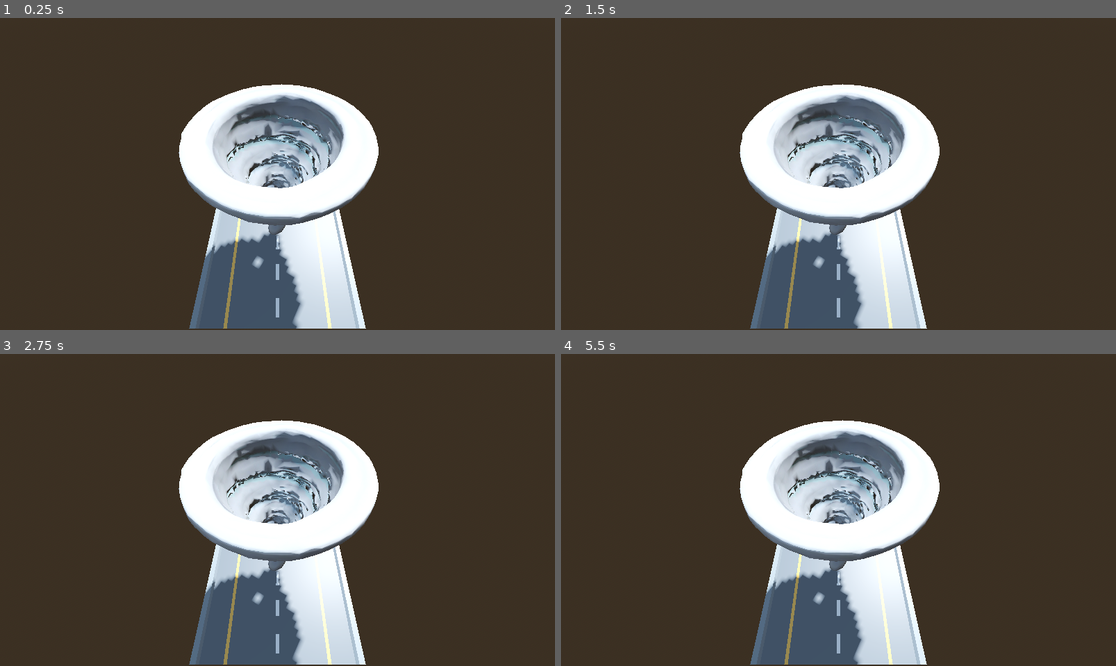
Above: before the commit, frames 1-4 (two rows, left to right).
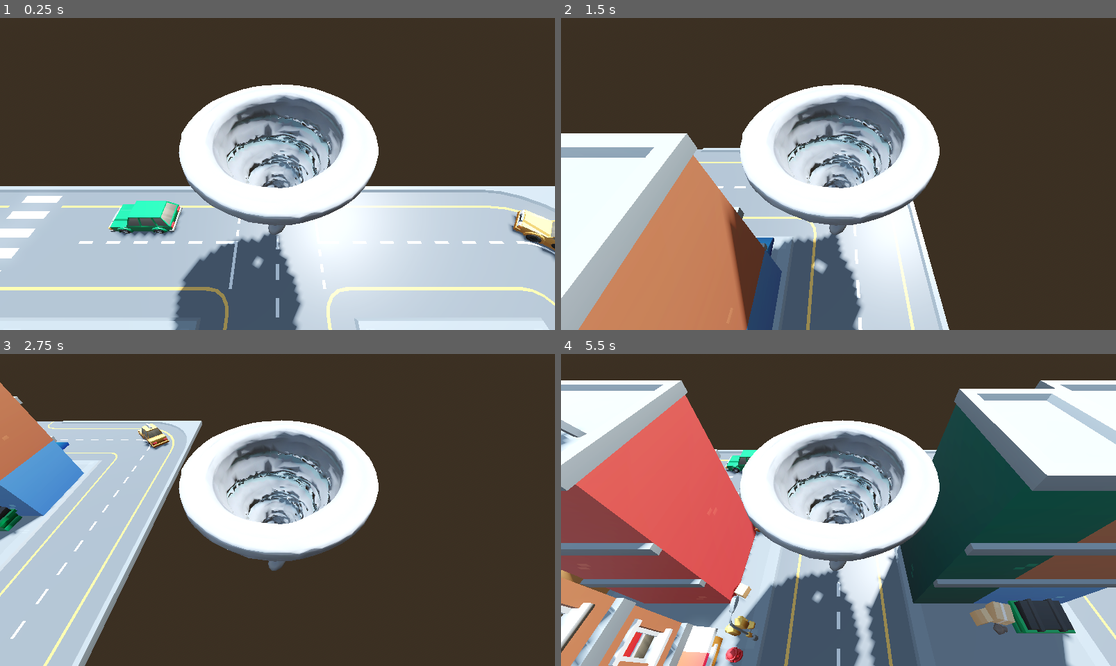
Above: after the commit, the same moments.

Repository: averaeth26/Tornado.io
Game: Godot game, scene res://MainGame.tscn
Same seed, same stepped clock (60 frames per second), same inputs: the game is played once before the commit and once after it.
Inputs:
- Up to frame 1 (0.25 s): no input
- Up to frame 2 (1.5 s): tap Enter at 0.5 s; hold D (move_right, bound only after the commit) 0.53-1.28 s; hold S (move_down, bound only after the commit) from 1.28 s (still down)
- Up to frame 3 (2.75 s): release S (move_down, bound only after the commit) at 2.03 s; hold D (move_right, bound only after the commit) from 2.03 s (still down)
- Up to frame 4 (5.5 s): release D (move_right, bound only after the commit) at 2.78 s; hold W (move_up, bound only after the commit) 2.78-3.53 s; hold A (move_left, bound only after the commit) 3.53-5.03 s; hold S (move_down, bound only after the commit) from 5.03 s (still down)

The runs differ from the first frame. In frame 1, 35% of the frame differs, in the area x 0-100%, y 53-100%; in frame 2, 26%; in frame 3, 30%; in frame 4, 64%, in the area x 0-100%, y 8-100%.

Commit message:
hi ethan

Diff:
--- a/MainGame.tscn
+++ b/MainGame.tscn
@@ -1,7 +1,24 @@
-[gd_scene load_steps=7 format=3 uid="uid://djouu2ebofqfp"]
+[gd_scene load_steps=24 format=3 uid="uid://djouu2ebofqfp"]
 
 [ext_resource type="PackedScene" uid="uid://dvcgixxlhsiqf" path="res://models/road_straight.gltf" id="1_e3m3f"]
+[ext_resource type="Script" uid="uid://0fp1u8bovef" path="res://character_body_3d.gd" id="2_bqqt8"]
 [ext_resource type="PackedScene" uid="uid://uqptct7utq2i" path="res://models/TornadoCharacter.glb" id="2_ws5ob"]
+[ext_resource type="PackedScene" uid="uid://c2505oapv8glq" path="res://models/road_junction.gltf" id="4_8dnxm"]
+[ext_resource type="PackedScene" uid="uid://bdhmdlfml8en4" path="res://models/road_corner_curved.gltf" id="5_v3hs3"]
+[ext_resource type="PackedScene" uid="uid://t83icm1avxtx" path="res://models/road_tsplit.gltf" id="6_x5ji8"]
+[ext_resource type="PackedScene" uid="uid://b2ppc5p2xulw" path="res://models/streetlight.gltf" id="7_o8l48"]
+[ext_resource type="PackedScene" uid="uid://bbdpwafr7klq3" path="res://models/road_straight_crossing.gltf" id="8_mi4js"]
+[ext_resource type="PackedScene" uid="uid://cktudttc6u8ad" path="res://models/building_B.gltf" id="9_o3vwv"]
+[ext_resource type="PackedScene" uid="uid://cpduayxd4nvns" path="res://models/building_E.gltf" id="10_401ut"]
+[ext_resource type="PackedScene" uid="uid://bj861iw8l56gq" path="res://models/trafficlight_B.gltf" id="11_yphxy"]
+[ext_resource type="PackedScene" uid="uid://dwyj5d1y52y8t" path="res://models/building_H.gltf" id="12_ma1re"]
+[ext_resource type="PackedScene" uid="uid://cfstcpauewsxl" path="res://models/building_G.gltf" id="13_28psf"]
+[ext_resource type="PackedScene" uid="uid://xrt4hsa2mfyg" path="res://models/base.gltf" id="14_a6adi"]
+[ext_resource type="PackedScene" uid="uid://derf5pqh0eqy1" path="res://models/building_D.gltf" id="15_28psf"]
+[ext_resource type="PackedScene" uid="uid://corlt3ui6v0vl" path="res://models/building_C.gltf" id="16_a6adi"]
+[ext_resource type="PackedScene" uid="uid://c88vpeqrovr12" path="res://models/car_stationwagon.gltf" id="17_va67g"]
+[ext_resource type="PackedScene" uid="uid://brhfkyue6fgsa" path="res://models/car_taxi.gltf" id="18_t0yo1"]
+[ext_resource type="PackedScene" uid="uid://cxptxkii8k7yx" path="res://models/car_police.gltf" id="19_6brkw"]
 
 [sub_resource type="ProceduralSkyMaterial" id="ProceduralSkyMaterial_e3m3f"]
 sky_horizon_color = Color(0.662243, 0.671743, 0.686743, 1)
@@ -29,8 +46,10 @@
 shadow_enabled = true
 
 [node name="road_straight2" parent="." instance=ExtResource("1_e3m3f")]
+transform = Transform3D(1, 0, 0, 0, 1, 0, 0, 0, 1, 0, 0, 2)
 
 [node name="CharacterBody3D" type="CharacterBody3D" parent="."]
+script = ExtResource("2_bqqt8")
 
 [node name="TornadoCharacter" parent="CharacterBody3D" instance=ExtResource("2_ws5ob")]
 transform = Transform3D(1, 0, 0, 0, 1, 0, 0, 0, 1, 0, 1, -0.147224)
@@ -41,3 +60,77 @@
 [node name="CollisionShape3D" type="CollisionShape3D" parent="CharacterBody3D"]
 transform = Transform3D(1, 0, 0, 0, 1, 0, 0, 0, 1, 0, 1.00741, -0.144752)
 shape = SubResource("CylinderShape3D_e3m3f")
+
+[node name="road_junction2" parent="." instance=ExtResource("4_8dnxm")]
+
+[node name="road_straight3" parent="." instance=ExtResource("1_e3m3f")]
+transform = Transform3D(1, 0, 0, 0, 1, 0, 0, 0, 1, 0, 0, 4)
+
+[node name="road_corner_curved2" parent="." instance=ExtResource("5_v3hs3")]
+transform = Transform3D(-4.37114e-08, 0, -1, 0, 1, 0, 1, 0, -4.37114e-08, 4, 0, 0)
+
+[node name="road_tsplit2" parent="." instance=ExtResource("6_x5ji8")]
+transform = Transform3D(-4.37114e-08, 0, 1, 0, 1, 0, -1, 0, -4.37114e-08, 0, 0, 6)
+
+[node name="road_corner_curved3" parent="." instance=ExtResource("5_v3hs3")]
+transform = Transform3D(-1, 0, 8.74228e-08, 0, 1, 0, -8.74228e-08, 0, -1, 4, 0, 6)
+
+[node name="road_straight7" parent="." instance=ExtResource("1_e3m3f")]
+transform = Transform3D(1, 0, 0, 0, 1, 0, 0, 0, 1, 4, 0, 2)
+
+[node name="road_straight4" parent="." instance=ExtResource("1_e3m3f")]
+transform = Transform3D(1, 0, 0, 0, 1, 0, 0, 0, 1, 4, 0, 4)
+
+[node name="road_straight8" parent="." instance=ExtResource("1_e3m3f")]
+transform = Transform3D(-4.37114e-08, 0, -1, 0, 1, 0, 1, 0, -4.37114e-08, 2, 0, 0)
+
+[node name="streetlight2" parent="." instance=ExtResource("7_o8l48")]
+transform = Transform3D(1, 0, 0, 0, 1, 0, 0, 0, 1, 1, 0, 4)
+
+[node name="road_straight5" parent="." instance=ExtResource("1_e3m3f")]
+transform = Transform3D(-4.37114e-08, 0, -1, 0, 1, 0, 1, 0, -4.37114e-08, -2, 0, 0)
+
+[node name="road_straight_crossing2" parent="." instance=ExtResource("8_mi4js")]
+transform = Transform3D(-4.37114e-08, 0, -1, 0, 1, 0, 1, 0, -4.37114e-08, -4, 0, 0)
+
+[node name="building_B2" parent="." instance=ExtResource("9_o3vwv")]
+transform = Transform3D(1, 0, 0, 0, 1, 0, 0, 0, 1, -4, 0, 4)
+
+[node name="building_E2" parent="." instance=ExtResource("10_401ut")]
+transform = Transform3D(1.39091e-08, 0, 1, 0, 1, 0, -1, 0, 1.39091e-08, -2, 0, 4)
+
+[node name="trafficlight_B2" parent="." instance=ExtResource("11_yphxy")]
+transform = Transform3D(-4.37114e-08, 0, -1, 0, 1, 0, 1, 0, -4.37114e-08, -1, 0, 3)
+
+[node name="road_straight6" parent="." instance=ExtResource("1_e3m3f")]
+transform = Transform3D(0, 0, -1, 0, 1, 0, 1, 0, 0, -2, 0, 6)
+
+[node name="road_straight_crossing3" parent="." instance=ExtResource("8_mi4js")]
+transform = Transform3D(-4.37114e-08, 0, -1, 0, 1, 0, 1, 0, -4.37114e-08, -4, 0, 6)
+
+[node name="road_straight9" parent="." instance=ExtResource("1_e3m3f")]
+transform = Transform3D(-4.37114e-08, 0, -1, 0, 1, 0, 1, 0, -4.37114e-08, 2, 0, 6)
+
+[node name="building_H2" parent="." instance=ExtResource("12_ma1re")]
+transform = Transform3D(1, 0, 0, 0, 1, 0, 0, 0, 1, 2, 0, 5)
+
+[node name="building_G2" parent="." instance=ExtResource("13_28psf")]
+transform = Transform3D(-1, 0, 8.74228e-08, 0, 1, 0, -8.74228e-08, 0, -1, 2, 0, 2)
+
+[node name="base2" parent="." instance=ExtResource("14_a6adi")]
+transform = Transform3D(1, 0, 0, 0, 1, 0, 0, 0, 1, 2, 0, 3)
+
+[node name="building_D2" parent="." instance=ExtResource("15_28psf")]
+transform = Transform3D(-1, 0, 0, 0, 1, 0, 0, 0, -1, -4, 0, 2)
+
+[node name="building_C2" parent="." instance=ExtResource("16_a6adi")]
+transform = Transform3D(-1, 0, 5.96046e-08, 0, 1, 0, -5.96046e-08, 0, -1, -2, 0, 2)
+
+[node name="car_stationwagon2" parent="." instance=ExtResource("17_va67g")]
+transform = Transform3D(-4.37114e-08, 0, -1, 0, 1, 0, 1, 0, -4.37114e-08, -2, 0.136903, -0.342335)
+
+[node name="car_taxi2" parent="." instance=ExtResource("18_t0yo1")]
+transform = Transform3D(-0.707107, 0, -0.707107, 0, 1, 0, 0.707107, 0, -0.707107, 4, 0.143338, 4.37114e-08)
+
+[node name="car_police2" parent="." instance=ExtResource("19_6brkw")]
+transform = Transform3D(1, 0, 0, 0, 1, 0, 0, 0, 1, -0.321681, 0.0938654, 3.93196)
--- /dev/null
+++ b/character_body_3d.gd
@@ -0,0 +1,13 @@
+extends CharacterBody3D
+
+@export var speed = 5	# speed in meters/sec
+
+func _physics_process(delta):
+	var direction := Vector3.ZERO
+	direction.x = Input.get_action_strength("move_right") - Input.get_action_strength("move_left")
+	direction.z = Input.get_action_strength("move_down") - Input.get_action_strength("move_up")
+
+	velocity = direction*speed
+	print(velocity.x)
+
+	move_and_slide()
--- a/project.godot
+++ b/project.godot
@@ -15,6 +15,29 @@
 config/features=PackedStringArray("4.4", "Forward Plus")
 config/icon="res://icon.svg"
 
+[input]
+
+move_left={
+"deadzone": 0.2,
+"events": [Object(InputEventKey,"resource_local_to_scene":false,"resource_name":"","device":-1,"window_id":0,"alt_pressed":false,"shift_pressed":false,"ctrl_pressed":false,"meta_pressed":false,"pressed":false,"keycode":0,"physical_keycode":65,"key_label":0,"unicode":97,"location":0,"echo":false,"script":null)
+]
+}
+move_right={
+"deadzone": 0.2,
+"events": [Object(InputEventKey,"resource_local_to_scene":false,"resource_name":"","device":-1,"window_id":0,"alt_pressed":false,"shift_pressed":false,"ctrl_pressed":false,"meta_pressed":false,"pressed":false,"keycode":0,"physical_keycode":68,"key_label":0,"unicode":100,"location":0,"echo":false,"script":null)
+]
+}
+move_up={
+"deadzone": 0.2,
+"events": [Object(InputEventKey,"resource_local_to_scene":false,"resource_name":"","device":-1,"window_id":0,"alt_pressed":false,"shift_pressed":false,"ctrl_pressed":false,"meta_pressed":false,"pressed":false,"keycode":0,"physical_keycode":87,"key_label":0,"unicode":119,"location":0,"echo":false,"script":null)
+]
+}
+move_down={
+"deadzone": 0.2,
+"events": [Object(InputEventKey,"resource_local_to_scene":false,"resource_name":"","device":-1,"window_id":0,"alt_pressed":false,"shift_pressed":false,"ctrl_pressed":false,"meta_pressed":false,"pressed":false,"keycode":0,"physical_keycode":83,"key_label":0,"unicode":115,"location":0,"echo":false,"script":null)
+]
+}
+
 [physics]
 
 3d/physics_engine="Jolt Physics"
Not shown, added: character_body_3d.gd.uid
Not shown, added: MainGame.tscn1870041228.tmp
Not shown, added: MainGame.tscn2250000581.tmp
